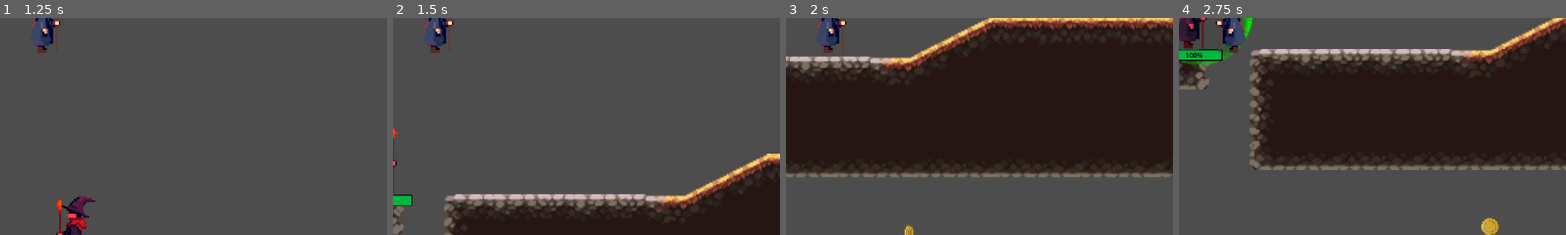
Above: before the commit, frames 1-4 (left to right).
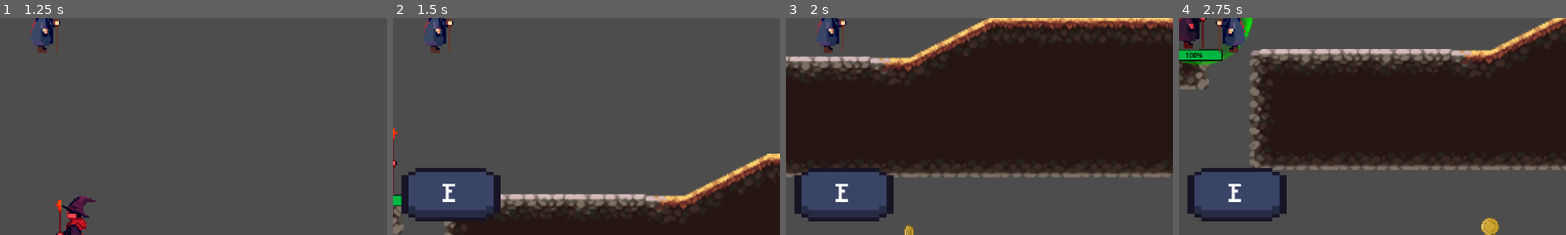
Above: after the commit, the same moments.

Repository: KyattPL/krolestwo-chorona
Game: Godot game, scene res://Scenes/Level1/level_1.tscn
The game is run twice, just before and just after one commit, with the same random seed, the same clock (stepped at 60 frames per second) and the same inputs.
Inputs (mouse positions are % of the whole screen's width and height, from its top left):
- Up to frame 1 (1.25 s): tap Enter (confirm) at 0.5 s; move the mouse to (72, 45) at 0.52 s; hold Right (move_right) from 0.53 s (still down); tap E (interact) at 0.6 s; tap Space (jump) at 0.77 s
- Up to frame 2 (1.5 s): keep holding Right (move_right); move the mouse to (30, 55) at 1.27 s; tap Enter (confirm) at 1.35 s
- Up to frame 3 (2 s): keep holding Right (move_right); tap Space (jump) at 1.52 s; tap E (interact) at 1.55 s
- Up to frame 4 (2.75 s): move the mouse to (60, 28) at 2.02 s; release Right (move_right) at 2.03 s; hold Left (move_left) from 2.03 s (still down); tap E (interact) at 2.1 s
The pictures show only the part of the screen within x 43-92%, y 50-100%; the shares and areas given below are measured in that part.

Frame 1 is identical in both runs. In frame 2, 5.7% of the frame differs, in the area x 2-28%, y 69-94%; in frame 3, 5.8%; in frame 4, 5.9%.

Commit message:
Fixed some stuff with scrolls, fully completed a shop layout as well as closing/opening

Diff:
--- a/Scenes/Level1/level_1.tscn
+++ b/Scenes/Level1/level_1.tscn
@@ -4,8 +4,8 @@
 [ext_resource type="PackedScene" uid="uid://bvnvm63w85654" path="res://Scenes/Coin/coin.tscn" id="2_y2nvd"]
 [ext_resource type="PackedScene" uid="uid://5kd2hrg6rd08" path="res://Scenes/Player/player.tscn" id="3_dj0wq"]
 [ext_resource type="Texture2D" uid="uid://da626s1qxv6io" path="res://Assets/tiles/village_props/TX Village Props.png" id="4_d8fth"]
-[ext_resource type="Texture2D" uid="uid://duy7sp4rwrct1" path="res://Assets/tiles/oak_wood/shop.png" id="4_kj54b"]
 [ext_resource type="PackedScene" uid="uid://cdni5b3n7ui7n" path="res://Scenes/Enemy/enemy.tscn" id="6_0uk0x"]
+[ext_resource type="PackedScene" uid="uid://cpymtgbwlju1m" path="res://Scenes/Shop/shop.tscn" id="7_duunm"]
 [ext_resource type="PackedScene" uid="uid://ct6d68mkwg2bq" path="res://Scenes/Scroll/scroll.tscn" id="7_uc64q"]
 
 [sub_resource type="TileSetAtlasSource" id="TileSetAtlasSource_8fxjx"]
@@ -1492,10 +1492,6 @@
 position = Vector2(601, 274)
 scale = Vector2(-0.02, -0.02)
 
-[node name="Shop" type="Sprite2D" parent="."]
-position = Vector2(-461, 117)
-texture = ExtResource("4_kj54b")
-
 [node name="TileMap2" type="TileMap" parent="."]
 tile_set = SubResource("TileSet_vwskt")
 cell_quadrant_size = 32
@@ -1530,5 +1526,11 @@
 position = Vector2(-1372, 103)
 scale = Vector2(0.0799975, 0.0799975)
 
+[node name="Shop" parent="." instance=ExtResource("7_duunm")]
+position = Vector2(-539, 93)
+scale = Vector2(0.479998, 0.479998)
+
 [connection signal="pause_game" from="Scroll" to="PlayerRoot" method="_on_scroll_pause_game"]
 [connection signal="resume_game" from="Scroll" to="PlayerRoot" method="_on_scroll_resume_game"]
+[connection signal="pause_game" from="Shop" to="PlayerRoot" method="_on_shop_pause_game"]
+[connection signal="resume_game" from="Shop" to="PlayerRoot" method="_on_shop_resume_game"]
--- a/Scenes/Player/Root.gd
+++ b/Scenes/Player/Root.gd
@@ -71,3 +71,11 @@
 
 func _on_scroll_resume_game():
 	$HUD.visible = true
+
+
+func _on_shop_pause_game():
+	$HUD.visible = false
+
+
+func _on_shop_resume_game():
+	$HUD.visible = true
--- a/Scenes/Scroll/scroll.tscn
+++ b/Scenes/Scroll/scroll.tscn
@@ -18,6 +18,7 @@
 [node name="Scrollbox" parent="." instance=ExtResource("3_nh8nt")]
 
 [node name="Sprite2D" type="Sprite2D" parent="."]
+z_index = -2
 texture = ExtResource("1_qbhmo")
 
 [node name="Area2D" type="Area2D" parent="."]
--- a/Scenes/ScrollBox/scrollbox.tscn
+++ b/Scenes/ScrollBox/scrollbox.tscn
@@ -1,37 +1,27 @@
-[gd_scene load_steps=6 format=3 uid="uid://dg3xujmupdwcp"]
+[gd_scene load_steps=10 format=3 uid="uid://dg3xujmupdwcp"]
 
 [ext_resource type="Texture2D" uid="uid://by7j14poy0nfe" path="res://Assets/text_box/text_box_bg.png" id="1_cneab"]
 [ext_resource type="Script" path="res://Scenes/ScrollBox/scrollbox.gd" id="1_lxi58"]
 [ext_resource type="FontFile" uid="uid://dabu02j6atprm" path="res://Assets/fonts/MinimalPixel v2.ttf" id="2_txnbp"]
 [ext_resource type="Texture2D" uid="uid://p32xqg05l07s" path="res://Assets/button/button_bg.png" id="3_6qgvf"]
+[ext_resource type="Texture2D" uid="uid://c7ltuw4cgptp1" path="res://Assets/button/button_pressed.png" id="4_us77p"]
 
 [sub_resource type="StyleBoxTexture" id="StyleBoxTexture_x75pt"]
 texture = ExtResource("3_6qgvf")
 
+[sub_resource type="StyleBoxTexture" id="StyleBoxTexture_xslob"]
+texture = ExtResource("3_6qgvf")
+modulate_color = Color(0.666667, 0.666667, 0.666667, 1)
+
+[sub_resource type="StyleBoxTexture" id="StyleBoxTexture_72x83"]
+texture = ExtResource("4_us77p")
+
+[sub_resource type="StyleBoxEmpty" id="StyleBoxEmpty_6kn7n"]
+
 [node name="Scrollbox" type="CanvasLayer"]
-process_mode = 2
+process_mode = 3
 visible = false
 script = ExtResource("1_lxi58")
-
-[node name="MarginContainer2" type="MarginContainer" parent="."]
-z_index = 1
-anchors_preset = 7
-anchor_left = 0.5
-anchor_top = 1.0
-anchor_right = 0.5
-anchor_bottom = 1.0
-offset_left = -64.0
-offset_top = -64.0
-offset_right = 64.0
-grow_horizontal = 2
-grow_vertical = 0
-
-[node name="Button" type="Button" parent="MarginContainer2"]
-layout_mode = 2
-theme_override_fonts/font = ExtResource("2_txnbp")
-theme_override_font_sizes/font_size = 32
-theme_override_styles/normal = SubResource("StyleBoxTexture_x75pt")
-text = "OK"
 
 [node name="MarginContainer" type="MarginContainer" parent="."]
 anchors_preset = 8
@@ -64,4 +54,27 @@
 theme_override_font_sizes/normal_font_size = 24
 text = "fioemr mfiem feom aifeb iabfb ae ab uieb fioemr mfiem feom aifeb iabfb ae ab uieb fioemr mfiem feom aifeb iabfb …(546 unchanged characters)…
 
+[node name="MarginContainer2" type="MarginContainer" parent="."]
+z_index = 1
+anchors_preset = 7
+anchor_left = 0.5
+anchor_top = 1.0
+anchor_right = 0.5
+anchor_bottom = 1.0
+offset_left = -64.0
+offset_top = -64.0
+offset_right = 64.0
+grow_horizontal = 2
+grow_vertical = 0
+
+[node name="Button" type="Button" parent="MarginContainer2"]
+layout_mode = 2
+theme_override_fonts/font = ExtResource("2_txnbp")
+theme_override_font_sizes/font_size = 32
+theme_override_styles/normal = SubResource("StyleBoxTexture_x75pt")
+theme_override_styles/hover = SubResource("StyleBoxTexture_xslob")
+theme_override_styles/pressed = SubResource("StyleBoxTexture_72x83")
+theme_override_styles/focus = SubResource("StyleBoxEmpty_6kn7n")
+text = "OK"
+
 [connection signal="pressed" from="MarginContainer2/Button" to="." method="_on_button_pressed"]
--- /dev/null
+++ b/Scenes/Shop/shop.gd
@@ -0,0 +1,29 @@
+extends Node2D
+
+var isPlayerOn: bool = false
+
+signal pause_game
+signal resume_game
+
+func _process(delta):
+	if Input.is_action_just_pressed("interact") and isPlayerOn:
+		$ActionTooltip.visible = false
+		$ShopCanvas/AnimationPlayer.play("TransitionIn")
+		pause_game.emit()
+		get_tree().paused = true
+
+func _on_area_2d_body_entered(body: Node2D):
+	if is_instance_of(body, CharacterBody2D):
+		$ActionTooltip.visible = true
+		isPlayerOn = true
+
+
+func _on_area_2d_body_exited(body: Node2D):
+	if is_instance_of(body, CharacterBody2D):
+		$ActionTooltip.visible = false
+		isPlayerOn = false
+
+func _on_shop_canvas_resume_game():
+	$ShopCanvas/AnimationPlayer.play("TransitionOut")
+	$ActionTooltip.visible = true
+	resume_game.emit()
--- /dev/null
+++ b/Scenes/Shop/shop.tscn
@@ -0,0 +1,32 @@
+[gd_scene load_steps=6 format=3 uid="uid://cpymtgbwlju1m"]
+
+[ext_resource type="PackedScene" uid="uid://7l1x2iutuecr" path="res://Scenes/UI/ActionTooltip/action_tooltip.tscn" id="1_70gkb"]
+[ext_resource type="Script" path="res://Scenes/Shop/shop.gd" id="1_phwf3"]
+[ext_resource type="Texture2D" uid="uid://duy7sp4rwrct1" path="res://Assets/tiles/oak_wood/shop.png" id="2_5g8sf"]
+[ext_resource type="PackedScene" uid="uid://dlg184222nbn7" path="res://Scenes/Shop/shop_canvas.tscn" id="3_ja3yf"]
+
+[sub_resource type="RectangleShape2D" id="RectangleShape2D_b80fe"]
+size = Vector2(431, 284)
+
+[node name="Shop" type="Node2D"]
+script = ExtResource("1_phwf3")
+
+[node name="ActionTooltip" parent="." instance=ExtResource("1_70gkb")]
+visible = false
+
+[node name="ShopCanvas" parent="." instance=ExtResource("3_ja3yf")]
+
+[node name="Shop" type="Sprite2D" parent="."]
+z_index = -1
+scale = Vector2(3.18367, 3.18367)
+texture = ExtResource("2_5g8sf")
+
+[node name="Area2D" type="Area2D" parent="."]
+
+[node name="CollisionShape2D" type="CollisionShape2D" parent="Area2D"]
+position = Vector2(-3.5, 15)
+shape = SubResource("RectangleShape2D_b80fe")
+
+[connection signal="resume_game" from="ShopCanvas" to="." method="_on_shop_canvas_resume_game"]
+[connection signal="body_entered" from="Area2D" to="." method="_on_area_2d_body_entered"]
+[connection signal="body_exited" from="Area2D" to="." method="_on_area_2d_body_exited"]
--- /dev/null
+++ b/Scenes/Shop/shop_canvas.gd
@@ -0,0 +1,26 @@
+extends CanvasLayer
+
+@export var joystick_sens = 700
+
+signal resume_game
+
+func _on_close_shop_pressed():
+	get_tree().paused = false
+	resume_game.emit()
+
+func joystick_aim(delta):
+	var direction: Vector2
+	direction.x = Input.get_action_strength("aim_right") - Input.get_action_strength("aim_left")
+	direction.y = Input.get_action_strength("aim_down") - Input.get_action_strength("aim_up")
+
+	direction = direction.normalized()
+	#if abs(direction.x) == 1 and abs(direction.y) == 1:
+	#	direction = direction.normalized()
+
+	var movement = joystick_sens * direction * delta
+	if (movement):
+		get_viewport().warp_mouse(get_viewport().get_mouse_position() + movement)
+
+# Called every frame. 'delta' is the elapsed time since the previous frame.
+func _process(delta):
+	joystick_aim(delta)
--- /dev/null
+++ b/Scenes/Shop/shop_canvas.tscn
@@ -0,0 +1,392 @@
+[gd_scene load_steps=30 format=3 uid="uid://dlg184222nbn7"]
+
+[ext_resource type="Texture2D" uid="uid://dprf0aqw2omc7" path="res://Assets/shop/shop_bg.png" id="1_ebl2c"]
+[ext_resource type="Script" path="res://Scenes/Shop/shop_canvas.gd" id="1_w6bbd"]
+[ext_resource type="FontFile" uid="uid://dabu02j6atprm" path="res://Assets/fonts/MinimalPixel v2.ttf" id="2_atpxu"]
+[ext_resource type="Texture2D" uid="uid://p32xqg05l07s" path="res://Assets/button/button_bg.png" id="3_locos"]
+[ext_resource type="Texture2D" uid="uid://c7ltuw4cgptp1" path="res://Assets/button/button_pressed.png" id="4_dwsah"]
+[ext_resource type="Texture2D" uid="uid://br726sni7l2iv" path="res://Assets/shop/arrow_left.png" id="6_bfa11"]
+[ext_resource type="Texture2D" uid="uid://dfvp76y30i86n" path="res://Assets/shop/arrow_right.png" id="7_4ygjx"]
+[ext_resource type="Texture2D" uid="uid://cvsqf8sade6bi" path="res://Assets/shop/item_bg.png" id="7_k1lev"]
+[ext_resource type="Texture2D" uid="uid://2t26vm7v8p8f" path="res://Assets/shop/potion_health.png" id="8_b7jr4"]
+
+[sub_resource type="Animation" id="Animation_3lyab"]
+length = 0.001
+tracks/0/type = "value"
+tracks/0/imported = false
+tracks/0/enabled = true
+tracks/0/path = NodePath(".:offset")
+tracks/0/interp = 1
+tracks/0/loop_wrap = true
+tracks/0/keys = {
+"times": PackedFloat32Array(0),
+"transitions": PackedFloat32Array(1),
+"update": 0,
+"values": [Vector2(0, -700)]
+}
+
+[sub_resource type="Animation" id="Animation_0ottc"]
+resource_name = "TransitionIn"
+tracks/0/type = "value"
+tracks/0/imported = false
+tracks/0/enabled = true
+tracks/0/path = NodePath(".:offset")
+tracks/0/interp = 1
+tracks/0/loop_wrap = true
+tracks/0/keys = {
+"times": PackedFloat32Array(0, 1),
+"transitions": PackedFloat32Array(1, 1),
+"update": 0,
+"values": [Vector2(0, -700), Vector2(0, 0)]
+}
+
+[sub_resource type="Animation" id="Animation_daqsc"]
+resource_name = "TransitionOut"
+tracks/0/type = "value"
+tracks/0/imported = false
+tracks/0/enabled = true
+tracks/0/path = NodePath(".:offset")
+tracks/0/interp = 1
+tracks/0/loop_wrap = true
+tracks/0/keys = {
+"times": PackedFloat32Array(0, 1),
+"transitions": PackedFloat32Array(1, 1),
+"update": 0,
+"values": [Vector2(0, 0), Vector2(0, -700)]
+}
+
+[sub_resource type="AnimationLibrary" id="AnimationLibrary_w71hw"]
+_data = {
+"RESET": SubResource("Animation_3lyab"),
+"TransitionIn": SubResource("Animation_0ottc"),
+"TransitionOut": SubResource("Animation_daqsc")
+}
+
+[sub_resource type="StyleBoxTexture" id="StyleBoxTexture_jkj6k"]
+texture = ExtResource("3_locos")
+expand_margin_left = 15.0
+expand_margin_top = 15.0
+expand_margin_right = 15.0
+expand_margin_bottom = 15.0
+
+[sub_resource type="StyleBoxTexture" id="StyleBoxTexture_yy2y1"]
+texture = ExtResource("3_locos")
+expand_margin_left = 15.0
+expand_margin_top = 15.0
+expand_margin_right = 15.0
+expand_margin_bottom = 15.0
+modulate_color = Color(0.666667, 0.666667, 0.666667, 1)
+
+[sub_resource type="StyleBoxTexture" id="StyleBoxTexture_7ak4y"]
+texture = ExtResource("4_dwsah")
+expand_margin_left = 15.0
+expand_margin_top = 15.0
+expand_margin_right = 15.0
+expand_margin_bottom = 15.0
+
+[sub_resource type="StyleBoxEmpty" id="StyleBoxEmpty_ijfl6"]
+
+[sub_resource type="StyleBoxTexture" id="StyleBoxTexture_jkroa"]
+texture = ExtResource("3_locos")
+expand_margin_left = 15.0
+expand_margin_top = 15.0
+expand_margin_right = 15.0
+expand_margin_bottom = 15.0
+
+[sub_resource type="StyleBoxTexture" id="StyleBoxTexture_76fvg"]
+texture = ExtResource("3_locos")
+expand_margin_left = 15.0
+expand_margin_top = 15.0
+expand_margin_right = 15.0
+expand_margin_bottom = 15.0
+modulate_color = Color(0.666667, 0.666667, 0.666667, 1)
+
+[sub_resource type="StyleBoxTexture" id="StyleBoxTexture_vmis2"]
+texture = ExtResource("4_dwsah")
+expand_margin_left = 15.0
+expand_margin_top = 15.0
+expand_margin_right = 15.0
+expand_margin_bottom = 15.0
+
+[sub_resource type="StyleBoxEmpty" id="StyleBoxEmpty_vcio1"]
+
+[sub_resource type="StyleBoxTexture" id="StyleBoxTexture_ra2f8"]
+texture = ExtResource("3_locos")
+expand_margin_left = 15.0
+expand_margin_top = 15.0
+expand_margin_right = 15.0
+expand_margin_bottom = 15.0
+
+[sub_resource type="StyleBoxTexture" id="StyleBoxTexture_1q0yb"]
+texture = ExtResource("3_locos")
+expand_margin_left = 15.0
+expand_margin_top = 15.0
+expand_margin_right = 15.0
+expand_margin_bottom = 15.0
+modulate_color = Color(0.666667, 0.666667, 0.666667, 1)
+
+[sub_resource type="StyleBoxTexture" id="StyleBoxTexture_wn2ka"]
+texture = ExtResource("4_dwsah")
+expand_margin_left = 15.0
+expand_margin_top = 15.0
+expand_margin_right = 15.0
+expand_margin_bottom = 15.0
+
+[sub_resource type="StyleBoxEmpty" id="StyleBoxEmpty_4wwmg"]
+
+[sub_resource type="StyleBoxTexture" id="StyleBoxTexture_rnrov"]
+texture = ExtResource("3_locos")
+expand_margin_left = 30.0
+expand_margin_top = 15.0
+expand_margin_right = 30.0
+expand_margin_bottom = 15.0
+
+[sub_resource type="StyleBoxTexture" id="StyleBoxTexture_rci2i"]
+texture = ExtResource("3_locos")
+expand_margin_left = 30.0
+expand_margin_top = 15.0
+expand_margin_right = 30.0
+expand_margin_bottom = 15.0
+modulate_color = Color(0.666667, 0.666667, 0.666667, 1)
+
+[sub_resource type="StyleBoxTexture" id="StyleBoxTexture_dnl3q"]
+texture = ExtResource("4_dwsah")
+expand_margin_left = 30.0
+expand_margin_top = 15.0
+expand_margin_right = 30.0
+expand_margin_bottom = 15.0
+
+[sub_resource type="StyleBoxEmpty" id="StyleBoxEmpty_xtn4d"]
+
+[node name="ShopCanvas" type="CanvasLayer"]
+process_mode = 3
+offset = Vector2(0, -700)
+transform = Transform2D(1, 0, 0, 1, 0, -700)
+script = ExtResource("1_w6bbd")
+
+[node name="AnimationPlayer" type="AnimationPlayer" parent="."]
+libraries = {
+"": SubResource("AnimationLibrary_w71hw")
+}
+
+[node name="BgContainer" type="MarginContainer" parent="."]
+anchors_preset = 15
+anchor_right = 1.0
+anchor_bottom = 1.0
+grow_horizontal = 2
+grow_vertical = 2
+theme_override_constants/margin_left = 80
+theme_override_constants/margin_top = 80
+theme_override_constants/margin_right = 80
+theme_override_constants/margin_bottom = 80
+
+[node name="ShopBg" type="TextureRect" parent="BgContainer"]
+layout_mode = 2
+texture = ExtResource("1_ebl2c")
+
+[node name="MoneyContainer" type="MarginContainer" parent="."]
+anchors_preset = 15
+anchor_right = 1.0
+anchor_bottom = 1.0
+grow_horizontal = 2
+grow_vertical = 2
+theme_override_constants/margin_right = 580
+theme_override_constants/margin_bottom = 200
+
+[node name="MoneyLabel" type="RichTextLabel" parent="MoneyContainer"]
+custom_minimum_size = Vector2(200, 50)
+layout_mode = 2
+size_flags_horizontal = 4
+size_flags_vertical = 4
+theme_override_fonts/normal_font = ExtResource("2_atpxu")
+theme_override_font_sizes/normal_font_size = 24
+bbcode_enabled = true
+text = "[center]Money: 100[/center]"
+
+[node name="CloseContainer" type="MarginContainer" parent="."]
+anchors_preset = 15
+anchor_right = 1.0
+anchor_bottom = 1.0
+grow_horizontal = 2
+grow_vertical = 2
+theme_override_constants/margin_right = 240
+theme_override_constants/margin_bottom = 200
+
+[node name="CloseShop" type="Button" parent="CloseContainer"]
+layout_mode = 2
+size_flags_horizontal = 8
+size_flags_vertical = 4
+theme_override_fonts/font = ExtResource("2_atpxu")
+theme_override_font_sizes/font_size = 32
+theme_override_styles/normal = SubResource("StyleBoxTexture_jkj6k")
+theme_override_styles/hover = SubResource("StyleBoxTexture_yy2y1")
+theme_override_styles/pressed = SubResource("StyleBoxTexture_7ak4y")
+theme_override_styles/focus = SubResource("StyleBoxEmpty_ijfl6")
+text = "X"
+
+[node name="ItemNameContainer" type="MarginContainer" parent="."]
+anchors_preset = 8
+anchor_left = 0.5
+anchor_top = 0.5
+anchor_right = 0.5
+anchor_bottom = 0.5
+offset_left = -125.0
+offset_top = -137.5
+offset_right = 125.0
+offset_bottom = 137.5
+grow_horizontal = 2
+grow_vertical = 2
+theme_override_constants/margin_bottom = 225
+
+[node name="ItemNameLabel" type="RichTextLabel" parent="ItemNameContainer"]
+custom_minimum_size = Vector2(250, 50)
+layout_mode = 2
+size_flags_horizontal = 4
+size_flags_vertical = 4
+theme_override_fonts/normal_font = ExtResource("2_atpxu")
+theme_override_font_sizes/normal_font_size = 32
+bbcode_enabled = true
+text = "[center]Health potion[/center]"
+
+[node name="ItemSelectContainer" type="HBoxContainer" parent="."]
+anchors_preset = 8
+anchor_left = 0.5
+anchor_top = 0.5
+anchor_right = 0.5
+anchor_bottom = 0.5
+offset_left = -114.0
+offset_top = -75.0
+offset_right = 114.0
+offset_bottom = 75.0
+grow_horizontal = 2
+grow_vertical = 2
+theme_override_constants/separation = 15
+
+[node name="PrevItemButton" type="Button" parent="ItemSelectContainer"]
+layout_mode = 2
+size_flags_horizontal = 4
+size_flags_vertical = 4
+theme_override_fonts/font = ExtResource("2_atpxu")
+theme_override_font_sizes/font_size = 24
+theme_override_styles/normal = SubResource("StyleBoxTexture_jkroa")
+theme_override_styles/hover = SubResource("StyleBoxTexture_76fvg")
+theme_override_styles/pressed = SubResource("StyleBoxTexture_vmis2")
+theme_override_styles/focus = SubResource("StyleBoxEmpty_vcio1")
+icon = ExtResource("6_bfa11")
+
+[node name="ItemIcon" type="TextureRect" parent="ItemSelectContainer"]
+custom_minimum_size = Vector2(150, 150)
+layout_mode = 2
+size_flags_horizontal = 4
+size_flags_vertical = 4
+texture = ExtResource("7_k1lev")
+expand_mode = 1
+
+[node name="MarginContainer" type="MarginContainer" parent="ItemSelectContainer/ItemIcon"]
+layout_mode = 1
+anchors_preset = 8
+anchor_left = 0.5
+anchor_top = 0.5
+anchor_right = 0.5
+anchor_bottom = 0.5
+offset_left = -60.0
+offset_top = -60.0
+offset_right = 60.0
+offset_bottom = 60.0
+grow_horizontal = 2
+grow_vertical = 2
+
+[node name="TextureRect" type="TextureRect" parent="ItemSelectContainer/ItemIcon/MarginContainer"]
+custom_minimum_size = Vector2(120, 120)
+layout_mode = 2
+size_flags_horizontal = 4
+size_flags_vertical = 4
+texture = ExtResource("8_b7jr4")
+expand_mode = 1
+
+[node name="NextItemButton" type="Button" parent="ItemSelectContainer"]
+layout_mode = 2
+size_flags_horizontal = 4
+size_flags_vertical = 4
+theme_override_styles/normal = SubResource("StyleBoxTexture_ra2f8")
+theme_override_styles/hover = SubResource("StyleBoxTexture_1q0yb")
+theme_override_styles/pressed = SubResource("StyleBoxTexture_wn2ka")
+theme_override_styles/focus = SubResource("StyleBoxEmpty_4wwmg")
+icon = ExtResource("7_4ygjx")
+
+[node name="ItemDescriptionContainer" type="MarginContainer" parent="."]
+anchors_preset = 8
+anchor_left = 0.5
+anchor_top = 0.5
+anchor_right = 0.5
+anchor_bottom = 0.5
+offset_left = -100.0
+offset_top = 85.0
+offset_right = 100.0
+offset_bottom = 144.0
+grow_horizontal = 2
+grow_vertical = 2
+theme_override_constants/margin_top = 0
+theme_override_constants/margin_bottom = 0
+
+[node name="ItemDescriptionLabel" type="RichTextLabel" parent="ItemDescriptionContainer"]
+custom_minimum_size = Vector2(200, 50)
+layout_mode = 2
+size_flags_horizontal = 4
+size_flags_vertical = 4
+theme_override_fonts/normal_font = ExtResource("2_atpxu")
+theme_override_font_sizes/normal_font_size = 24
+bbcode_enabled = true
+text = "[center]Restores 20HP[/center]"
+
+[node name="ItemCostContainer" type="MarginContainer" parent="."]
+anchors_preset = 8
+anchor_left = 0.5
+anchor_top = 0.5
+anchor_right = 0.5
+anchor_bottom = 0.5
+offset_left = -60.0
+offset_top = -175.0
+offset_right = 60.0
+offset_bottom = 175.0
+grow_horizontal = 2
+grow_vertical = 2
+theme_override_constants/margin_top = 300
+
+[node name="ItemCostLabel" type="RichTextLabel" parent="ItemCostContainer"]
+custom_minimum_size = Vector2(120, 50)
+layout_mode = 2
+size_flags_horizontal = 4
+size_flags_vertical = 4
+theme_override_fonts/normal_font = ExtResource("2_atpxu")
+theme_override_font_sizes/normal_font_size = 24
+bbcode_enabled = true
+text = "[center]50 gold[/center]"
+
+[node name="BuyContainer" type="MarginContainer" parent="."]
+anchors_preset = 8
+anchor_left = 0.5
+anchor_top = 0.5
+anchor_right = 0.5
+anchor_bottom = 0.5
+offset_left = -71.0
+offset_top = -241.0
+offset_right = 70.0
+offset_bottom = 241.0
+grow_horizontal = 2
+grow_vertical = 2
+theme_override_constants/margin_top = 450
+
+[node name="BuyButton" type="Button" parent="BuyContainer"]
+layout_mode = 2
+size_flags_horizontal = 4
+size_flags_vertical = 4
+theme_override_fonts/font = ExtResource("2_atpxu")
+theme_override_font_sizes/font_size = 32
+theme_override_styles/normal = SubResource("StyleBoxTexture_rnrov")
+theme_override_styles/hover = SubResource("StyleBoxTexture_rci2i")
+theme_override_styles/pressed = SubResource("StyleBoxTexture_dnl3q")
+theme_override_styles/focus = SubResource("StyleBoxEmpty_xtn4d")
+text = "Buy"
+
+[connection signal="pressed" from="CloseContainer/CloseShop" to="." method="_on_close_shop_pressed"]
Binary file added: Assets/button/button_pressed.png
Not shown, added: Assets/button/button_pressed.png.import
Binary file added: Assets/shop/arrow_left.png
Not shown, added: Assets/shop/arrow_left.png.import
Binary file added: Assets/shop/arrow_right.png
Not shown, added: Assets/shop/arrow_right.png.import
Binary file added: Assets/shop/item_bg.png
Not shown, added: Assets/shop/item_bg.png.import
Binary file added: Assets/shop/potion_cd.png
Not shown, added: Assets/shop/potion_cd.png.import
Binary file added: Assets/shop/potion_health.png
Not shown, added: Assets/shop/potion_health.png.import
(and 4 more such lines)
